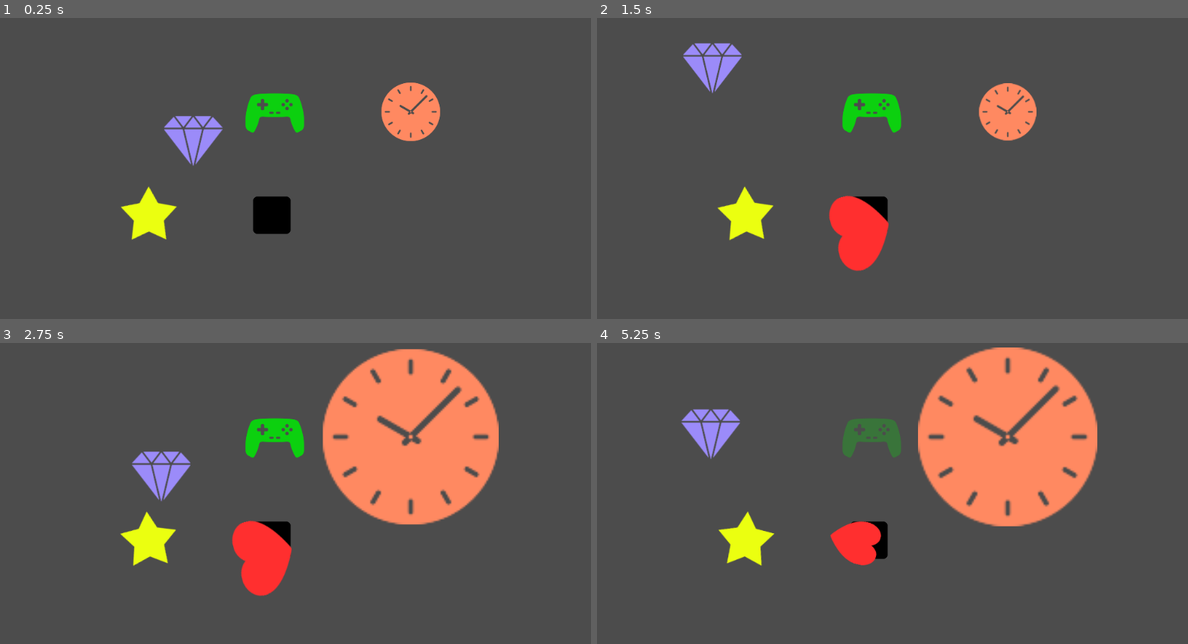
Above: before the commit, frames 1-4 (two rows, left to right).
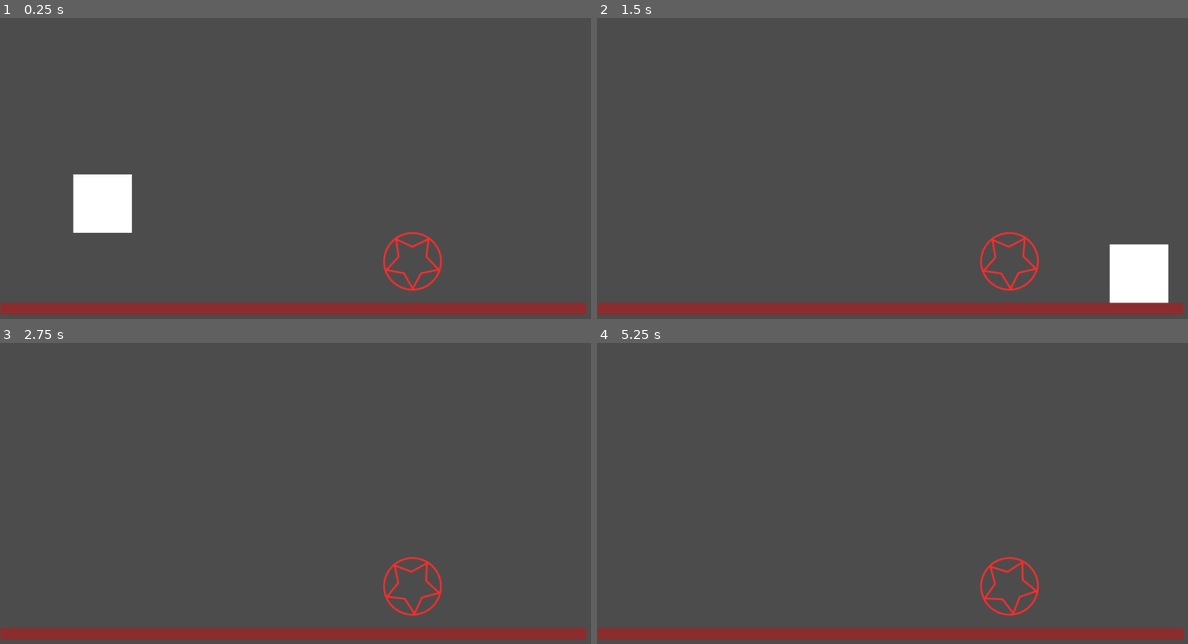
Above: after the commit, the same moments.

Repository: davesilva/ludum-dare-55
Game: Godot game, scene res://project/tests/summoning_test_room.tscn
Same seed, same stepped clock (60 frames per second), same inputs: the game is played once before the commit and once after it. Before the commit the project starts from res://examples/samples.tscn. The engine's default icon, where the game draws it, is replaced by a stand-in: a white triangle on a blue panel in a dark square.
Inputs (mouse positions are in pixels of both pictures, inside the frame that each line leads up to):
- Up to frame 1 (0.25 s): no input
- Up to frame 2 (1.5 s): tap Enter at 0.5 s; move the mouse to (1028, 150) at 0.52 s; hold D (standard_move_right) 0.53-1.28 s; tap W (primary_action) at 0.6 s; click (1028, 150) at 0.67 s; move the mouse to (774, 186) at 1.27 s; hold F (juice_press_test_feedback) from 1.28 s (still down); tap = (test_overlay_add) at 1.35 s
- Up to frame 3 (2.75 s): move the mouse to (360, 415) at 2.02 s; release F (juice_press_test_feedback) at 2.03 s; hold D (standard_move_right) from 2.03 s (still down); hold - (test_overlay_dismiss) from 2.03 s (still down)
- Up to frame 4 (5.25 s): move the mouse to (868, 562) at 2.77 s; release D (standard_move_right) at 2.78 s; release - (test_overlay_dismiss) at 2.78 s; hold Up (ui_up) 2.78-3.53 s; tap Backspace (test_overlay_dismiss_all) at 2.85 s; click (868, 562) at 2.92 s; move the mouse to (1075, 544) at 3.52 s; hold A (standard_move_left) 3.53-5.03 s; tap W (primary_action) at 3.6 s; move the mouse to (715, 442) at 4.27 s; tap = (test_overlay_add) at 4.35 s; move the mouse to (927, 493) at 5.02 s; hold F (juice_press_test_feedback) from 5.03 s (still down); hold - (test_overlay_dismiss) from 5.03 s (still down); click (927, 493) at 5.17 s

The runs differ from the first frame. In frame 1, 11% of the frame differs, in the area x 0-100%, y 21-99%; in frame 2, 12%; in frame 3, 22%, in the area x 0-100%, y 1-99%; in frame 4, 22%.

Commit message:
set main scene

Diff:
--- a/project.godot
+++ b/project.godot
@@ -351,7 +351,7 @@
 [application]
 
 config/name="Ludum Dare 55"
-run/main_scene="res://examples/samples.tscn"
+run/main_scene="res://project/tests/summoning_test_room.tscn"
 config/icon="res://defaults/icon.png"
 
 [autoload]
